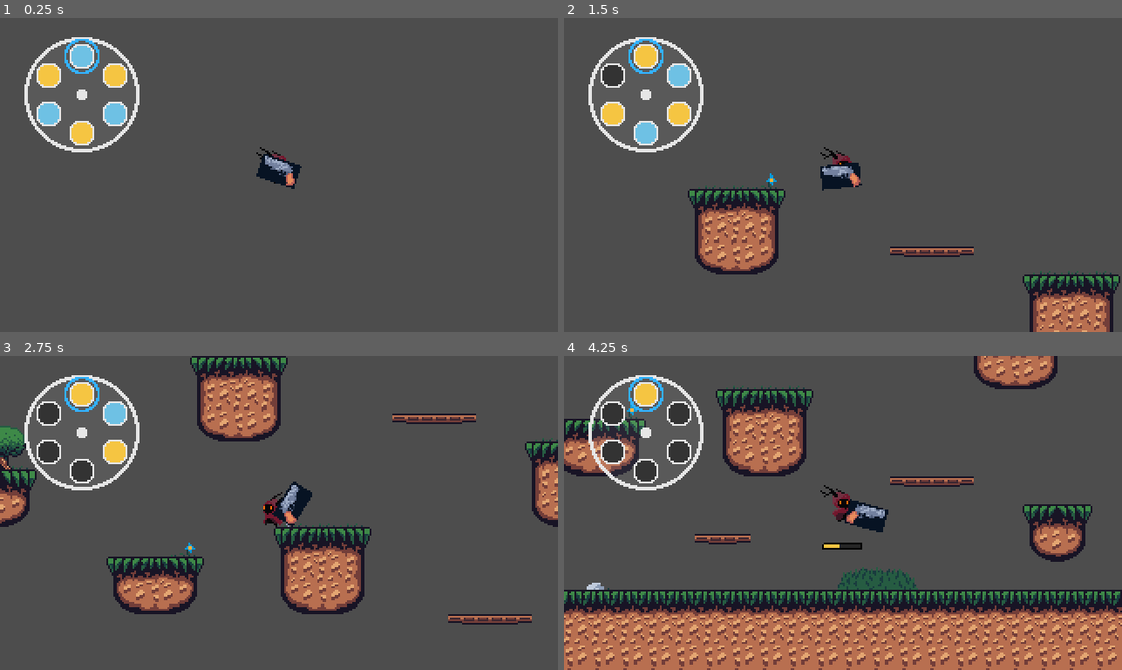
Above: before the commit, frames 1-4 (two rows, left to right).
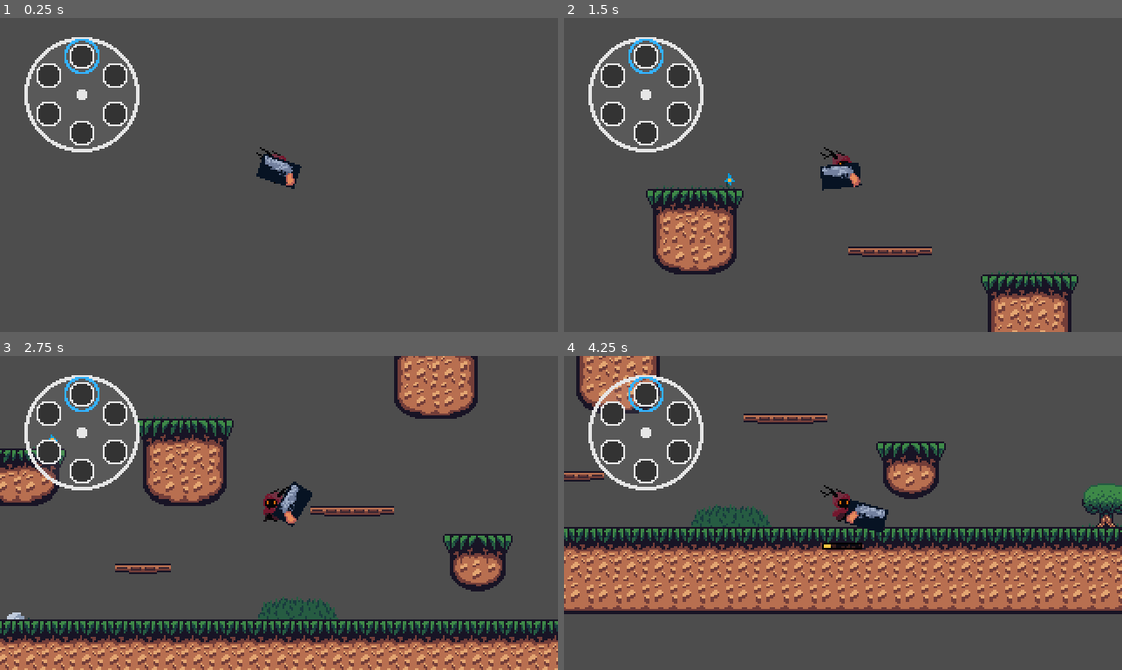
Above: after the commit, the same moments.

Repository: DVH-H/Making-Games---Semester-Project
Game: Godot game, scene res://vertical_slice/Level.tscn
Two runs of this game, one before a commit and one after it. Both use one fixed random seed, a clock stepped at 60 frames per second and the inputs below. The engine's default icon, where the game draws it, is replaced by a stand-in: a white triangle on a blue panel in a dark square.
Inputs (mouse positions are in pixels of both pictures, inside the frame that each line leads up to):
- Up to frame 1 (0.25 s): no input
- Up to frame 2 (1.5 s): move the mouse to (647, 93) at 0.52 s; hold D (move_right) from 0.53 s (still down); click (647, 93) at 0.6 s; tap Space (jump) at 0.77 s; move the mouse to (731, 190) at 1.27 s; tap E (interact) at 1.35 s
- Up to frame 3 (2.75 s): tap Space (jump) at 1.52 s; click (167, 528) at 1.55 s; move the mouse to (334, 443) at 2.02 s; release D (move_right) at 2.03 s; hold A (move_left) from 2.03 s (still down); click (334, 443) at 2.1 s
- Up to frame 4 (4.25 s): move the mouse to (815, 575) at 2.77 s; release A (move_left) at 2.78 s; hold D (move_right) from 2.78 s (still down); click (815, 575) at 2.85 s; tap Space (jump) at 3.02, 3.77 s; move the mouse to (1010, 560) at 3.52 s; tap E (interact) at 3.6 s; click (1010, 560) at 3.8 s; tap R (reload) at 4.15 s

The runs differ from the first frame. In frame 1, 1.3% of the frame differs, in the area x 6-23%, y 8-40%; in frame 2, 11%; in frame 3, 41%; in frame 4, 59%, in the area x 0-100%, y 0-100%.

Commit message:
Small changes

Diff:
--- a/Bullets/prefabs/knockback_bullet.tscn
+++ b/Bullets/prefabs/knockback_bullet.tscn
@@ -11,6 +11,7 @@
 [node name="KnockbackBullet" type="CharacterBody2D"]
 script = ExtResource("1_xbsg4")
 load_time = 0.5
+ui_color = Color(0.8542778, 0.6136127, 0.08999228, 1)
 
 [node name="Sprite2D" type="Sprite2D" parent="."]
 rotation = 1.5707964
--- a/Bullets/scripts/bullet.gd
+++ b/Bullets/scripts/bullet.gd
@@ -7,6 +7,7 @@
 @export var damage: float = 5
 @export var SPEED: int = 300
 @export var load_time: float = 0.2
+@export var ui_color: Color = Color.hex(0x6ec1e4ff)
 
 @onready var movementComponent: MovementComponent = $MovementComponent
 var _direction: Vector2
--- a/player/canvas_layer.gd
+++ b/player/canvas_layer.gd
@@ -5,36 +5,34 @@
 @export var gun_path: NodePath
 
 @onready var player: Node = get_node(player_path)
-@onready var gun: Gun = get_node(gun_path)               # e.g. "../Player/Gun" from the CanvasLayer
+@onready var gun: Gun = get_node(gun_path)
 @onready var wheel: RevolverCylinderUI = $RevolverCylinderUI
-@onready var reload_bar: ReloadBarControl = $ReloadBar
+@onready var reload_bar: ReloadBarControl = $ReloadBar   # keep your node name
 
 func _ready() -> void:
-	# Initial sync
-	if gun:
-		_on_ammo_changed(gun.get_ammo_count())
-		_on_chamber_changed(gun.current_index)
+	if gun == null:
+		push_error("HUD: gun_path is not set or node not found")
+		return
 
-		# Build initial states/colors from gun (assumes gun exposes these public arrays)
-		var states: Array[bool] = []
-		for i in gun.capacity:
-			states.append(gun.chambers[i] != null)
-		_on_chambers_updated(states)
-		if gun.colors:
-			_on_chamber_colors_updated(gun.colors)
+	# --- Initial sync ---
+	_on_ammo_changed(gun.get_ammo_count())
+	_on_chamber_changed(gun.current_index)
 
-		# Signals -> UI
-		gun.ammo_changed.connect(_on_ammo_changed)
-		gun.chamber_changed.connect(_on_chamber_changed)
-		gun.chambers_updated.connect(_on_chambers_updated)
-		if gun.has_signal("chamber_colors_updated"):
-			gun.chamber_colors_updated.connect(_on_chamber_colors_updated)
+	# States from chambers
+	var states: Array[bool] = []
+	for i in gun.capacity:
+		states.append(gun.chambers[i] != null)
+	_on_chambers_updated(states)
 
-	# Optional: click-to-set next chamber
-	wheel.chamber_clicked.connect(_on_wheel_clicked)
+	if gun.has_method("get_chamber_colors"):
+		_on_chamber_colors_updated(gun.get_chamber_colors())
 
-	# Reload progress bar already connects directly to gun inside its own script
-	# (via exported gun_path), so no extra wiring is necessary here.
+	# --- Signals -> UI ---
+	gun.ammo_changed.connect(_on_ammo_changed)
+	gun.chamber_changed.connect(_on_chamber_changed)
+	gun.chambers_updated.connect(_on_chambers_updated)
+	if gun.has_signal("chamber_colors_updated"):
+		gun.chamber_colors_updated.connect(_on_chamber_colors_updated)
 
 func _on_ammo_changed(a: int) -> void:
 	wheel.set_ammo_count(a)
@@ -47,8 +45,3 @@
 
 func _on_chamber_colors_updated(colors: Array[Color]) -> void:
 	wheel.set_chamber_colors(colors)
-
-func _on_wheel_clicked(idx: int) -> void:
-	if gun:
-		gun.current_index = idx
-		_on_chamber_changed(idx)
--- a/player/gun.gd
+++ b/player/gun.gd
@@ -10,7 +10,6 @@
 signal reload_started(chamber_index: int, duration: float)
 signal reload_finished(chamber_index: int)
 
-
 @onready var muzzle: Marker2D = $Marker2D
 
 @export_group("Revolver")
@@ -22,48 +21,37 @@
 @export var normal_round: PackedScene = preload("res://Bullets/prefabs/bullet.tscn")
 @export var knockback_round: PackedScene = preload("res://Bullets/prefabs/knockback_bullet.tscn")
 
-@export var normal_color: Color = Color.hex(0x6ec1e4ff)
-@export var knockback_color: Color = Color.hex(0xf5c542ff)
+# Single source of truth: what’s actually loaded now (null = empty)
+var chambers: Array[PackedScene] = []
 
-# Runtime cylinder
-var chambers: Array[PackedScene] = []
-var colors: Array[Color] = []
+# Loadout “blueprint”: which scene each chamber should contain when topped up
+var loadout_scenes: Array[PackedScene] = []
 
-# Loadout mapping (what each chamber SHOULD contain)
-var loadout_scenes: Array[PackedScene] = []
-var loadout_colors: Array[Color] = []
-
-# Reload state
+# Caches to avoid re-instantiating scenes to read properties
+var _load_time_cache: Dictionary = {}  # path -> float
+var _ui_color_cache: Dictionary = {}   # path -> Color
 var _is_reloading: bool = false
-var _load_time_cache: Dictionary = {}  # resource_path -> float
 
 func _ready() -> void:
-	_resize_all_arrays()
+	_resize_arrays()
 	_set_default_alternating_loadout()
-	_fill_all_from_loadout()  # start full; remove if you want to start empty
 	current_index = posmod(current_index, capacity)
 	_emit_all()
 
-
 func shoot(direction: Vector2) -> float:
-	var force: float = 0.0
-	var round_scene: PackedScene = chambers[current_index]
-
-	if round_scene != null:
-		var bullet := round_scene.instantiate()
+	var force := 0.0
+	var scene := chambers[current_index]
+	if scene != null:
+		var bullet := scene.instantiate()
 		get_tree().root.add_child(bullet)
-
 		if "global_position" in bullet:
 			bullet.global_position = muzzle.global_position
 		if bullet.has_method("initialize"):
 			bullet.initialize(direction)
 		if "knockback_force" in bullet:
 			force = float(bullet.knockback_force)
-
 		emit_signal("fired", bullet)
-
 		chambers[current_index] = null
-		colors[current_index] = Color.TRANSPARENT
 	else:
 		emit_signal("dry_fire")
 
@@ -78,90 +66,51 @@
 	else:
 		var mouse_pos: Vector2 = get_global_mouse_position()
 		stick_dir = (mouse_pos - global_position).normalized()
-
 	look_at(global_position + stick_dir)
 	rotation_degrees = wrap(rotation_degrees, 0, 360)
-	if rotation_degrees > 90 and rotation_degrees < 270:
-		scale.y = -1
-	else:
-		scale.y = 1
-
-# -----------------------
-# Reload: ONE bullet to match loadout (with per-bullet load_time)
-# -----------------------
+	scale.y = -1 if rotation_degrees > 90 and rotation_degrees < 270 else 1
 
 func reload_all_to_loadout() -> void:
 	if _is_reloading:
 		return
-
-	# Build the sequence of chambers to load (nearest first, scanning backward from current_index)
 	var order: Array[int] = []
 	for i in capacity:
 		var idx := posmod(current_index - i, capacity)
 		if chambers[idx] == null and loadout_scenes[idx] != null:
 			order.append(idx)
-
 	if order.is_empty():
 		return
 
 	_is_reloading = true
-
 	for idx in order:
-		# In case something loaded this slot while we waited
 		if chambers[idx] != null:
 			continue
-
 		var scene := loadout_scenes[idx]
 		if scene == null:
 			continue
 
 		var delay := _get_round_load_time(scene)
 		emit_signal("reload_started", idx, delay)
-
-		# Wait the per-bullet load time
 		await get_tree().create_timer(delay).timeout
-
-		# If still empty, insert and notify
 		if chambers[idx] == null:
 			chambers[idx] = scene
-			colors[idx] = loadout_colors[idx]
 			_emit_all()
-
 		emit_signal("reload_finished", idx)
-
-	# Done reloading this batch
 	_is_reloading = false
 
-
-# Optional: full refill to loadout instantly (not used by single-step reload)
-func force_refill_from_loadout() -> void:
-	_fill_all_from_loadout()
-	_emit_all()
-
-# -----------------------
-# Loadout helpers
-# -----------------------
-
+# ── Loadout helpers ──────────────────────────────────────────────────────────
 func _set_default_alternating_loadout() -> void:
 	for i in capacity:
-		var is_normal := (i % 2 == 0)
-		loadout_scenes[i] = (normal_round if is_normal else knockback_round)
-		loadout_colors[i] = (normal_color if is_normal else knockback_color)
+		loadout_scenes[i] = (normal_round if (i % 2) == 0 else knockback_round)
 
-func set_loadout(scenes: Array[PackedScene], colors_in: Array[Color], fill_now: bool = false) -> void:
-	if scenes.size() != capacity or colors_in.size() != capacity:
-		push_warning("set_loadout: arrays must be length == capacity")
-		return
-	loadout_scenes = scenes.duplicate()
-	loadout_colors = colors_in.duplicate()
-	if fill_now:
-		_fill_all_from_loadout()
-	_emit_all()
+# ── Notify HUD ───────────────────────────────────────────────────────────────
+func _emit_all() -> void:
+	emit_signal("ammo_changed", get_ammo_count())
+	emit_signal("chamber_changed", current_index)
+	emit_signal("chambers_updated", _states_from(chambers))
+	emit_signal("chamber_colors_updated", _colors_from(chambers))  # <- derived from bullet.ui_color
 
-# -----------------------
-# Utility & signals
-# -----------------------
-
+# ── Small utilities ──────────────────────────────────────────────────────────
 func get_ammo_count() -> int:
 	var c := 0
 	for i in capacity:
@@ -173,36 +122,15 @@
 	current_index = posmod(current_index + 1, capacity)
 	emit_signal("chamber_changed", current_index)
 
-func _emit_all() -> void:
-	emit_signal("ammo_changed", get_ammo_count())
-	emit_signal("chamber_changed", current_index)
-	emit_signal("chambers_updated", _bool_states())
-	emit_signal("chamber_colors_updated", colors.duplicate())
-
-func _bool_states() -> Array[bool]:
-	var states: Array[bool] = []
-	states.resize(capacity)
-	for i in capacity:
-		states[i] = (chambers[i] != null)
-	return states
-
-func _fill_all_from_loadout() -> void:
-	for i in capacity:
-		chambers[i] = loadout_scenes[i]
-		colors[i] = (loadout_colors[i] if loadout_scenes[i] != null else Color.TRANSPARENT)
-
-func _resize_all_arrays() -> void:
+func _resize_arrays() -> void:
 	chambers.resize(capacity)
-	colors.resize(capacity)
 	loadout_scenes.resize(capacity)
-	loadout_colors.resize(capacity)
 	for i in capacity:
 		if chambers[i] == null:
 			chambers[i] = null
-		if colors[i] == null:
-			colors[i] = Color.TRANSPARENT
+		if loadout_scenes[i] == null:
+			loadout_scenes[i] = null
 
-# Choose the next empty chamber to load, scanning backward from current_index (feels nice during combat)
 func _find_next_empty_slot_from_current() -> int:
 	for i in capacity:
 		var idx := posmod(current_index - i, capacity)
@@ -210,20 +138,53 @@
 			return idx
 	return -1
 
-# Reads @export var load_time: float from a bullet scene (cached by resource_path)
+# Build bool array once per emit (no stored duplicate state)
+func _states_from(src: Array[PackedScene]) -> Array[bool]:
+	var out: Array[bool] = []
+	out.resize(capacity)
+	for i in capacity:
+		out[i] = (src[i] != null)
+	return out
+
+# Build color array from bullet.ui_color (cached by resource path)
+func _colors_from(src: Array[PackedScene]) -> Array[Color]:
+	var out: Array[Color] = []
+	out.resize(capacity)
+	for i in capacity:
+		var scene := src[i]
+		out[i] = _get_round_ui_color(scene) if scene != null else Color.TRANSPARENT
+	return out
+
+# ── Caches for load_time and ui_color on bullet scenes ───────────────────────
 func _get_round_load_time(scene: PackedScene) -> float:
 	if scene == null:
 		return 0.2
 	var key := scene.resource_path
 	if _load_time_cache.has(key):
 		return float(_load_time_cache[key])
-
 	var t := 0.2
 	var node := scene.instantiate()
 	if node and "load_time" in node:
 		t = float(node.load_time)
 	if node:
 		node.queue_free()
-
 	_load_time_cache[key] = t
 	return t
+
+func _get_round_ui_color(scene: PackedScene) -> Color:
+	if scene == null:
+		return Color.TRANSPARENT
+	var key := scene.resource_path
+	if _ui_color_cache.has(key):
+		return _ui_color_cache[key]
+	var col := Color.TRANSPARENT
+	var node := scene.instantiate()
+	if node and "ui_color" in node:
+		col = node.ui_color
+	if node:
+		node.queue_free()
+	_ui_color_cache[key] = col
+	return col
+
+func get_chamber_colors() -> Array[Color]:
+	return _colors_from(chambers)
